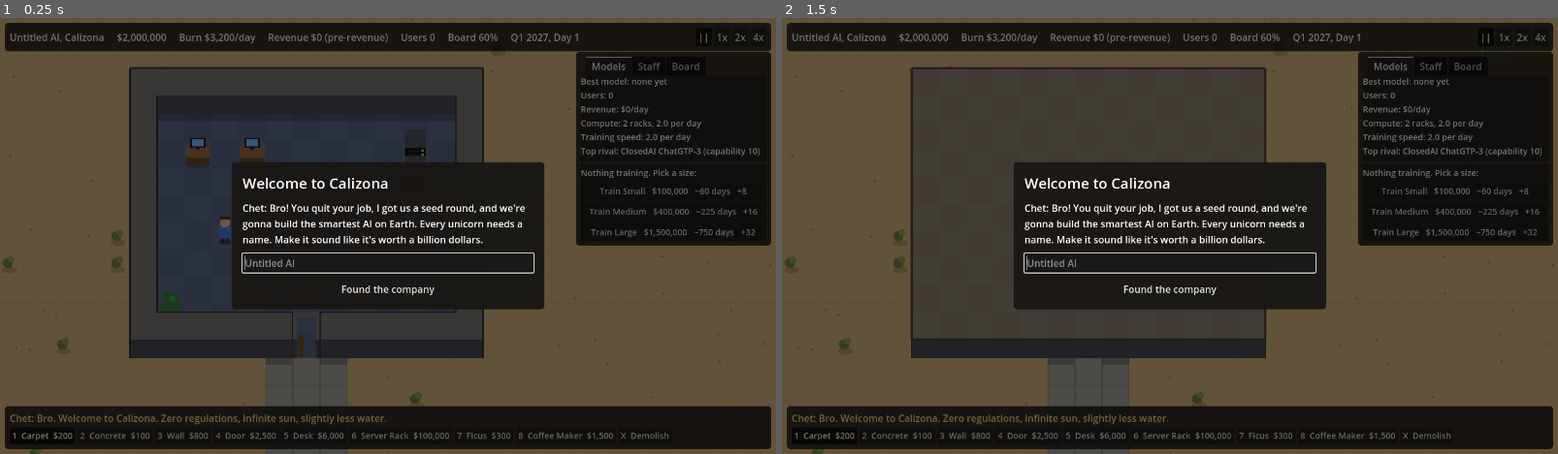
Above: before the commit, frames 1-2 (left to right).
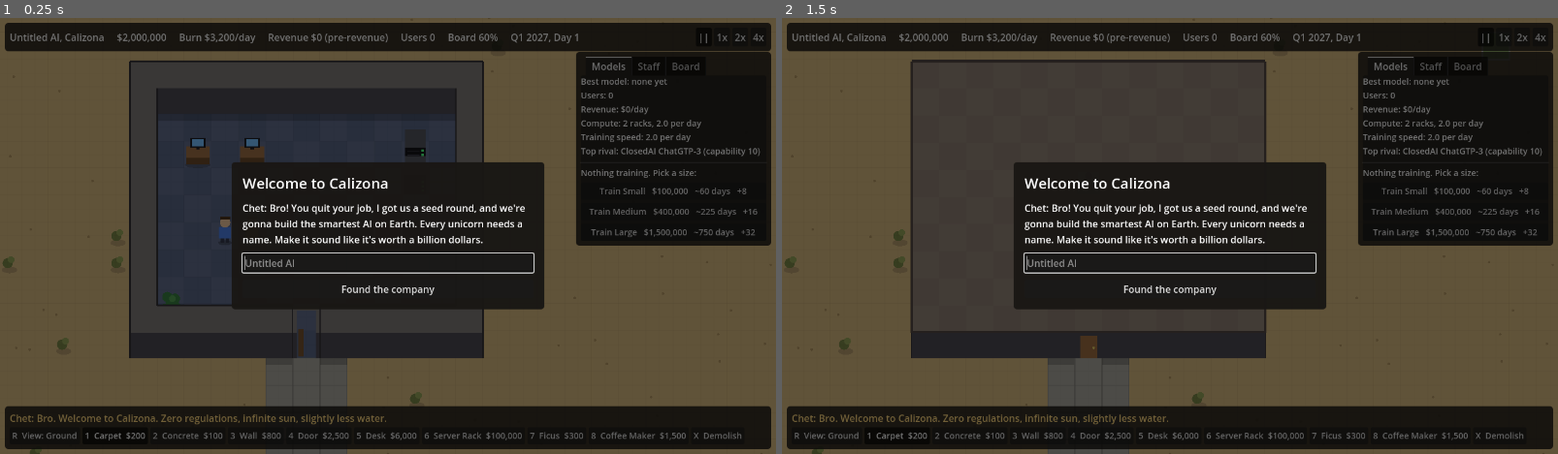
Above: after the commit, the same moments.

Repository: noahmvanderpol-source/AiTycoon
Game: Godot game, scene res://scenes/main.tscn
The game is run twice, just before and just after one commit, with the same random seed, the same clock (stepped at 60 frames per second) and the same inputs.
Inputs (mouse positions are in pixels of both pictures, inside the frame that each line leads up to):
- Up to frame 1 (0.25 s): no input
- Up to frame 2 (1.5 s): click (828, 436) at 0.5 s, where only the run after the commit has a clickable "R View: Ground"; click "||" at 1.25 s

The runs differ from the first frame. In frame 1, 1.5% of the frame differs, in the area x 1-96%, y 9-97%; in frame 2, 2.3%.

Commit message:
Roof view toggle, rooftop solar panels and AC units, taller walls
R toggles Ground/Roof view (levels list is ready for more storeys).
Roof view shows rooftop tools; solar panels cut rack power costs.
Doors stay visible with the roof on, and walls are a bit taller.

Co-Authored-By: Claude Opus 5.5 (1M context) <noreply@anthropic.com>
Claude-Session: https://claude.ai/code/session_011b7jM6BVVrj61DEP2NGx19

Diff:
--- a/scripts/main.gd
+++ b/scripts/main.gd
@@ -6,7 +6,7 @@
 
 const TILE := 32
 const SUB := TILE / 2  # each tile splits into a 2x2 subgrid for small, precisely placed items
-const WALL_H := 22.0  # how tall walls look in the three-quarter view
+const WALL_H := 30.0  # how tall walls look in the three-quarter view
 const GRID_W := 64
 const GRID_H := 48
 const PAN_SPEED := 700.0
@@ -16,6 +16,7 @@
 const RECRUITER_FEE := 5000
 const SEVERANCE_DAYS := 5
 const RACK_POWER_PER_DAY := 400
+const SOLAR_SAVING := 60  # each rooftop solar panel knocks this off the rack power bill
 const REVENUE_PER_USER := 0.05  # dollars per user per day
 const WIN_CAPABILITY := 100
 
@@ -76,6 +77,8 @@
 	{"id": "rack", "name": "Server Rack", "layer": "object", "cost": 100000, "drag": "paint"},
 	{"id": "ficus", "name": "Ficus", "layer": "object", "cost": 300, "drag": "paint"},
 	{"id": "coffee", "name": "Coffee Maker", "layer": "sub", "cost": 1500, "drag": "paint"},
+	{"id": "solar", "name": "Solar Panel", "layer": "roof", "cost": 8000, "drag": "paint"},
+	{"id": "ac", "name": "AC Unit", "layer": "roof", "cost": 3000, "drag": "paint"},
 	{"id": "demolish", "name": "Demolish", "layer": "", "cost": 0, "drag": "fill"},
 ]
 
@@ -123,6 +126,10 @@
 var paint_tiles := {}
 var panning := false
 
+# View levels: 0 is the ground floor, 1 the roof. More storeys can slot in between later.
+const LEVELS := ["Ground", "Roof"]
+var view_level := 0
+var roof_objects := {}  # Vector2i -> "solar" / "ac", things built on roofs
 var buildings := []  # [{tiles: {Vector2i: true}, alpha}] each enclosed room gets a roof
 var staff := []  # [{name, role, job, salary, pos, path, wait, seat, spot, working, label}]
 var astar := AStarGrid2D.new()
@@ -137,6 +144,7 @@
 var chet_label: Label
 var cost_label: Label
 var tool_buttons := []
+var level_button: Button
 var speed_buttons := []
 var ui_layer: CanvasLayer
 var tabs: TabContainer
@@ -173,7 +181,8 @@
 	camera.zoom = Vector2(1.4, 1.4)
 	add_child(camera)
 	_build_ui()
-	_select_tool(0)
+	view_level = LEVELS.size() - 1
+	_toggle_level()  # wraps round to the ground floor and labels the toolbar
 	_new_target(0)
 	_ask_company_name()
 
@@ -195,6 +204,7 @@
 	objects[Vector2i(34, 19)] = "rack"
 	objects[Vector2i(34, 20)] = "rack"
 	objects[Vector2i(25, 25)] = "ficus"
+	roof_objects[Vector2i(30, 21)] = "ac"
 
 
 # --- UI ---------------------------------------------------------------------
@@ -244,11 +254,13 @@
 	col.add_child(chet_label)
 	var row := HBoxContainer.new()
 	col.add_child(row)
+	level_button = Button.new()
+	level_button.focus_mode = Control.FOCUS_NONE
+	level_button.add_theme_font_size_override("font_size", 14)
+	level_button.pressed.connect(_toggle_level)
+	row.add_child(level_button)
 	for i in TOOLS.size():
-		var tool: Dictionary = TOOLS[i]
 		var b := Button.new()
-		var key := "X" if tool.id == "demolish" else str(i + 1)
-		b.text = "%s  %s" % [key, tool.name] if tool.cost == 0 else "%s  %s  %s" % [key, tool.name, _money(tool.cost)]
 		b.toggle_mode = true
 		b.focus_mode = Control.FOCUS_NONE
 		b.add_theme_font_size_override("font_size", 14)
@@ -492,6 +504,31 @@
 	edit.call_deferred("grab_focus")
 
 
+func _tool_level(tool: Dictionary) -> int:
+	return 1 if tool.layer == "roof" else 0
+
+
+# Indices of the tools usable on the current view level, demolish last.
+func _level_tools() -> Array:
+	var out := []
+	for i in TOOLS.size():
+		if TOOLS[i].id == "demolish" or _tool_level(TOOLS[i]) == view_level:
+			out.append(i)
+	return out
+
+
+func _toggle_level() -> void:
+	view_level = (view_level + 1) % LEVELS.size()
+	level_button.text = "R  View: %s" % LEVELS[view_level]
+	var shown := _level_tools()
+	for i in TOOLS.size():
+		var tool: Dictionary = TOOLS[i]
+		var key := "X" if tool.id == "demolish" else str(shown.find(i) + 1)
+		tool_buttons[i].text = "%s  %s" % [key, tool.name] if tool.cost == 0 else "%s  %s  %s" % [key, tool.name, _money(tool.cost)]
+		tool_buttons[i].visible = shown.has(i)
+	_select_tool(shown[0])
+
+
 func _select_tool(i: int) -> void:
 	tool_index = i
 	dragging = false
@@ -562,7 +599,8 @@
 		paint_tiles[_cursor()] = true
 	_update_staff(delta * maxf(speed, 0.0))
 	for bld in buildings:  # roofs fade out while the mouse is inside the building
-		bld.alpha = move_toward(bld.alpha, 0.0 if bld.tiles.has(hover) else 1.0, delta * 5.0)
+		var hide: bool = view_level == 0 and bld.tiles.has(hover)
+		bld.alpha = move_toward(bld.alpha, 0.0 if hide else 1.0, delta * 5.0)
 	_update_hud()
 	_update_cost_label()
 	queue_redraw()
@@ -584,8 +622,11 @@
 	if modal:
 		return
 	if event is InputEventKey and event.pressed and not event.echo:
-		if event.keycode >= KEY_1 and event.keycode < KEY_1 + TOOLS.size() - 1:
-			_select_tool(event.keycode - KEY_1)
+		var shown := _level_tools()
+		if event.keycode >= KEY_1 and event.keycode < KEY_1 + shown.size() - 1:
+			_select_tool(shown[event.keycode - KEY_1])
+		elif event.keycode == KEY_R:
+			_toggle_level()
 		elif event.keycode == KEY_X:
 			_select_tool(TOOLS.size() - 1)
 		elif event.keycode == KEY_SPACE:
@@ -629,7 +670,8 @@
 # --- Building ---------------------------------------------------------------
 
 func _mouse_tile() -> Vector2i:
-	return Vector2i((get_global_mouse_position() / TILE).floor())
+	var lift := Vector2(0, WALL_H) if view_level == 1 else Vector2.ZERO  # roofs are drawn raised
+	return Vector2i(((get_global_mouse_position() + lift) / TILE).floor())
 
 
 func _in_bounds(t: Vector2i) -> bool:
@@ -694,7 +736,11 @@
 			return not wall_tiles.has(t) and not objects.has(t) and _subs_in(t).is_empty()
 		"door":
 			return wall_tiles.get(t) != "door" and not objects.has(t) and _subs_in(t).is_empty()
+		"solar", "ac":
+			return _roofed(t) and not roof_objects.has(t)
 		"demolish":
+			if view_level == 1:
+				return roof_objects.has(t)
 			return objects.has(t) or wall_tiles.has(t) or floor_tiles.has(t) or not _subs_in(t).is_empty()
 	# furniture
 	return floor_tiles.has(t) and not wall_tiles.has(t) and not objects.has(t) and _subs_in(t).is_empty()
@@ -728,12 +774,18 @@
 			"wall": wall_tiles[t] = tool.id
 			"object": objects[t] = tool.id
 			"sub": sub_objects[t] = tool.id
+			"roof": roof_objects[t] = tool.id
 	_after_build()
 
 
 func _demolish(t: Vector2i) -> void:
 	# Removes the top-most thing on a tile and refunds half its price.
 	# Small subgrid items go first, all of the tile's at once.
+	if view_level == 1:
+		if roof_objects.has(t):
+			money += int(_tool_by_id(roof_objects[t]).cost / 2)
+			roof_objects.erase(t)
+		return
 	var subs := _subs_in(t)
 	if not subs.is_empty():
 		for c in subs:
@@ -751,7 +803,8 @@
 	var payroll := 0
 	for s in staff:
 		payroll += s.salary
-	return payroll + _racks() * RACK_POWER_PER_DAY
+	var solar := roof_objects.values().count("solar") * SOLAR_SAVING
+	return payroll + maxi(_racks() * RACK_POWER_PER_DAY - solar, 0)
 
 
 # --- Models, users and rivals ------------------------------------------------
@@ -1124,6 +1177,17 @@
 				if o.tiles.has(start):
 					alpha = o.alpha
 			buildings.append({"tiles": tiles, "alpha": alpha})
+	for t in roof_objects.keys():  # the roof came down, and so did whatever was on it
+		if not _roofed(t):
+			money += int(_tool_by_id(roof_objects[t]).cost / 2)
+			roof_objects.erase(t)
+
+
+func _roofed(t: Vector2i) -> bool:
+	for bld in buildings:
+		if bld.tiles.has(t):
+			return true
+	return false
 
 
 func _draw_roof(bld: Dictionary) -> void:
@@ -1133,11 +1197,9 @@
 	var lift := Vector2(0, WALL_H)  # the roof sits on top of the walls
 	var fill := Color(0.56, 0.5, 0.45, a)
 	var edge := Color(0.32, 0.28, 0.26, a)
-	var sum := Vector2.ZERO
 	for t in bld.tiles:
 		var p := Vector2(t) * TILE - lift
 		draw_rect(Rect2(p, Vector2(TILE, TILE)), fill.lightened(0.04) if (t.x + t.y) % 2 == 0 else fill)
-		sum += Vector2(t)
 	for t in bld.tiles:
 		var p := Vector2(t) * TILE - lift
 		if not bld.tiles.has(t + Vector2i.UP): draw_line(p, p + Vector2(TILE, 0), edge, 3.0)
@@ -1146,10 +1208,28 @@
 		if not bld.tiles.has(t + Vector2i.DOWN):
 			draw_line(p + Vector2(0, TILE), p + Vector2(TILE, TILE), edge, 3.0)
 			draw_rect(Rect2(p + Vector2(0, TILE), Vector2(TILE, WALL_H)), Color(0.3, 0.29, 0.32, a))  # wall front below the eaves
-	# A rooftop AC unit, because it's Calizona.
-	var c: Vector2 = (sum / bld.tiles.size() + Vector2(0.5, 0.5)) * TILE - lift
-	draw_rect(Rect2(c - Vector2(14, 10), Vector2(28, 20)), Color(0.75, 0.75, 0.72, a))
-	draw_circle(c, 7, Color(0.35, 0.35, 0.38, a))
+			if wall_tiles.get(t) == "door":  # keep doors visible from outside
+				draw_rect(Rect2(p + Vector2(6, TILE + 4), Vector2(TILE - 12, WALL_H - 4)), Color(0.62, 0.43, 0.25, a))
+				draw_circle(p + Vector2(TILE - 10, TILE + WALL_H * 0.6), 1.5, Color(0.9, 0.8, 0.4, a))
+		elif wall_tiles.get(t) == "door":  # side or back door: mark it on the roof edge
+			draw_rect(Rect2(p + Vector2(8, 8), Vector2(TILE - 16, TILE - 16)), Color(0.62, 0.43, 0.25, a))
+	for t in bld.tiles:
+		if roof_objects.has(t):
+			call("_draw_roof_" + roof_objects[t], Vector2(t) * TILE - lift, a)
+
+
+func _draw_roof_solar(p: Vector2, a: float) -> void:
+	draw_rect(Rect2(p + Vector2(2, 4), Vector2(28, 24)), Color(0.75, 0.75, 0.78, a))
+	draw_rect(Rect2(p + Vector2(4, 6), Vector2(24, 20)), Color(0.15, 0.25, 0.5, a))
+	for k in 3:
+		draw_line(p + Vector2(4 + 8 * k, 6), p + Vector2(4 + 8 * k, 26), Color(0.4, 0.55, 0.85, a))
+	draw_line(p + Vector2(4, 16), p + Vector2(28, 16), Color(0.4, 0.55, 0.85, a))
+
+
+func _draw_roof_ac(p: Vector2, a: float) -> void:  # because it's Calizona
+	draw_rect(Rect2(p + Vector2(3, 10), Vector2(26, 18)), Color(0.55, 0.55, 0.52, a))
+	draw_rect(Rect2(p + Vector2(3, 2), Vector2(26, 10)), Color(0.78, 0.78, 0.75, a))
+	draw_circle(p + Vector2(16, 7), 4, Color(0.35, 0.35, 0.38, a))
 
 
 # --- Drawing ----------------------------------------------------------------
@@ -1363,6 +1443,8 @@
 	var tool: Dictionary = TOOLS[tool_index]
 	var size := SUB if _is_sub_tool() else TILE
 	var tiles: Array = _drag_tiles() if dragging else [_cursor()]
+	if view_level == 1:
+		draw_set_transform(Vector2(0, -WALL_H))
 	for t in tiles:
 		var ok := _can_place(tool.id, t)
 		var c := Color(1, 0.3, 0.3, 0.35) if tool.id == "demolish" or not ok else Color(0.4, 1, 0.5, 0.35)
@@ -1370,3 +1452,4 @@
 			c = Color(1, 1, 1, 0.15)
 		draw_rect(Rect2(Vector2(t) * size, Vector2(size, size)), c)
 	draw_rect(Rect2(Vector2(_cursor()) * size, Vector2(size, size)), Color(1, 1, 1, 0.8), false, 2.0)
+	draw_set_transform(Vector2.ZERO)
